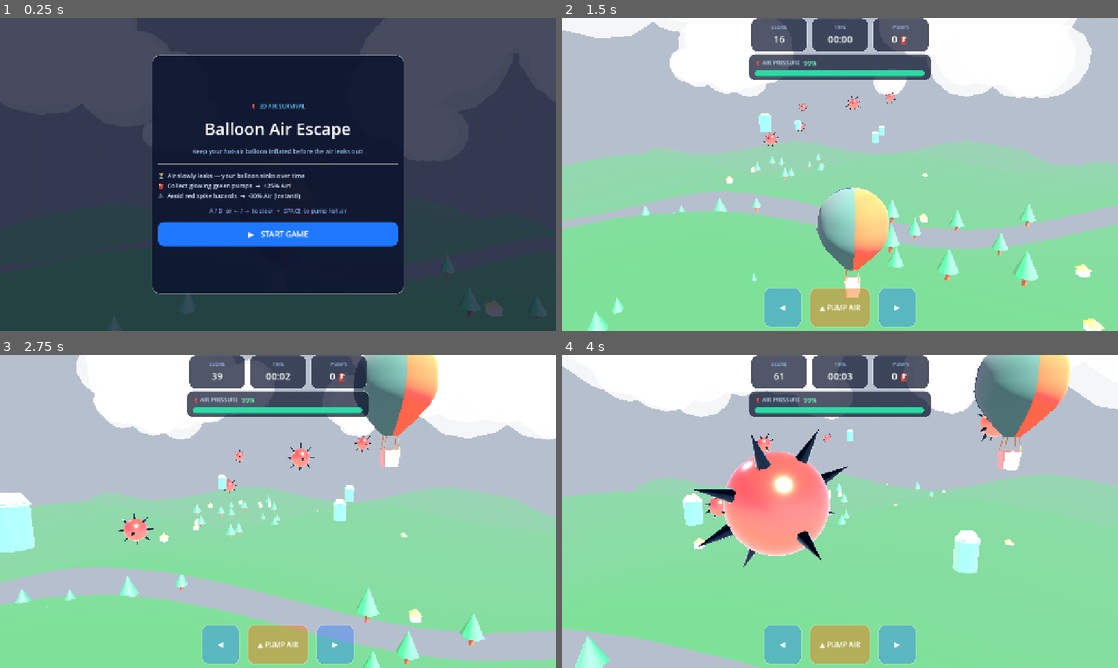
Above: before the commit, frames 1-4 (two rows, left to right).
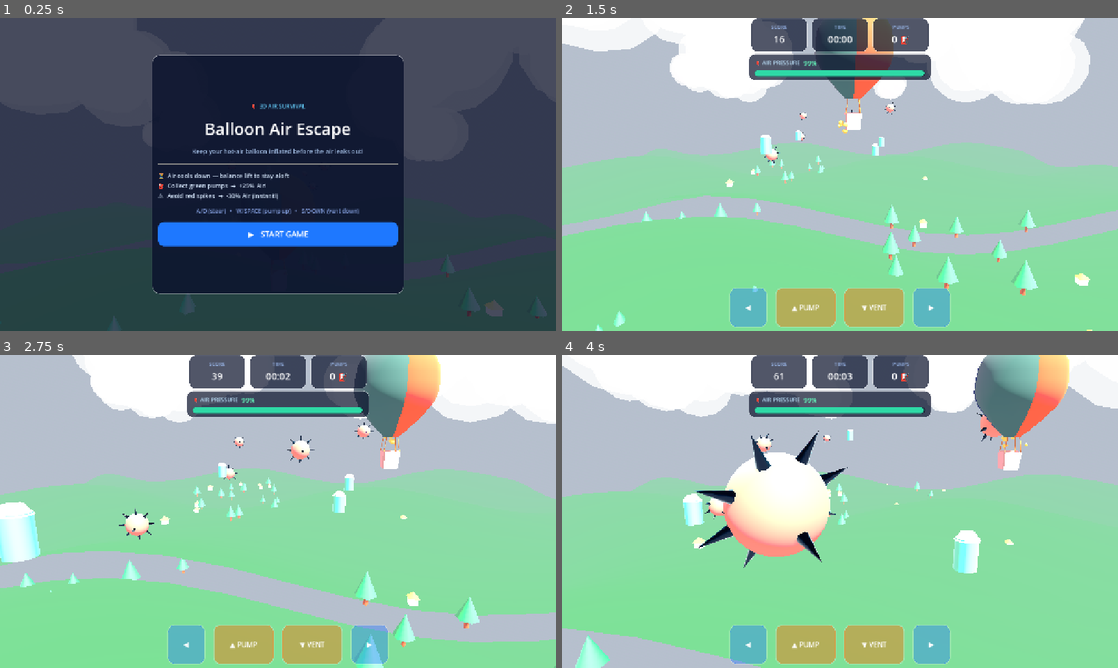
Above: after the commit, the same moments.

Repository: Tetsuuya/Blow-Hard
Game: Godot game, scene res://scenes/Main.tscn
Two runs of this game, one before a commit and one after it. Both use one fixed random seed, a clock stepped at 60 frames per second and the inputs below.
Inputs:
- Up to frame 1 (0.25 s): no input
- Up to frame 2 (1.5 s): click "▶ START GAME" at 0.5 s; tap Enter at 1.25 s; hold D from 1.28 s (still down); tap Space at 1.35 s
- Up to frame 3 (2.75 s): tap Space at 1.52, 1.82, 2.1, 2.27, 2.57 s; release D at 2.03 s; hold S from 2.03 s (still down)
- Up to frame 4 (4 s): release S at 2.78 s; hold D 2.78-3.53 s; tap Space at 2.85, 3.6, 3.77 s; hold W from 3.53 s (still down)

The runs differ from the first frame. In frame 1, 0.9% of the frame differs, in the area x 31-65%, y 49-63%; in frame 2, 17%; in frame 3, 27%, in the area x 0-100%, y 0-100%; in frame 4, 10%.

Commit message:
mechanics

Diff:
--- a/scripts/GameManager.gd
+++ b/scripts/GameManager.gd
@@ -26,7 +26,6 @@
 # Keyboard/touch input state
 var key_left: bool = false
 var key_right: bool = false
-var key_pump: bool = false
 
 # -------------------------------------------------------
 # 3D Scene Objects
@@ -112,6 +111,9 @@
 	env.tonemap_mode     = Environment.TONE_MAPPER_ACES
 	env.tonemap_exposure = 1.15
 
+	# Disable glow for a clean, natural look
+	env.glow_enabled = false
+
 	var we := WorldEnvironment.new()
 	we.environment = env
 	add_child(we)
@@ -321,10 +323,8 @@
 	bm.top_radius = 0.25; bm.bottom_radius = 0.25; bm.height = 0.7; bm.radial_segments = 12
 	var bmat := StandardMaterial3D.new()
 	bmat.albedo_color            = Color(0.063, 0.722, 0.506)
-	bmat.metallic                = 0.7; bmat.roughness = 0.2
-	bmat.emission_enabled        = true
-	bmat.emission                = Color(0.024, 0.588, 0.412)
-	bmat.emission_energy_multiplier = 1.2
+	bmat.metallic                = 0.2; bmat.roughness = 0.45
+	bmat.emission_enabled        = false
 	bm.material = bmat
 	var body := MeshInstance3D.new(); body.mesh = bm
 	g.add_child(body)
@@ -354,10 +354,8 @@
 	var sm := SphereMesh.new(); sm.radius = 0.35; sm.height = 0.7
 	var smat := StandardMaterial3D.new()
 	smat.albedo_color            = Color(0.937, 0.267, 0.267)
-	smat.metallic                = 0.8; smat.roughness = 0.2
-	smat.emission_enabled        = true
-	smat.emission                = Color(0.863, 0.149, 0.149)
-	smat.emission_energy_multiplier = 1.0
+	smat.metallic                = 0.1; smat.roughness = 0.8
+	smat.emission_enabled        = false
 	sm.material = smat
 	var core := MeshInstance3D.new(); core.mesh = sm
 	g.add_child(core)
@@ -624,10 +622,13 @@
 	bl.button_up.connect(func(): key_left = false)
 	tc_row.add_child(bl)
 
-	var bp := _touch_btn("▲ PUMP AIR", true)
-	bp.button_down.connect(func(): key_pump = true; if game_mode == Mode.PLAYING: _pump_air())
-	bp.button_up.connect(func(): key_pump = false)
-	tc_row.add_child(bp)
+	var bu := _touch_btn("▲ PUMP", true)
+	bu.pressed.connect(func(): if game_mode == Mode.PLAYING: _pump_up())
+	tc_row.add_child(bu)
+
+	var bd := _touch_btn("▼ VENT", true)
+	bd.pressed.connect(func(): if game_mode == Mode.PLAYING: _vent_down())
+	tc_row.add_child(bd)
 
 	var brr := _touch_btn("▶", false)
 	brr.button_down.connect(func(): key_right = true)
@@ -713,13 +714,13 @@
 	vb.add_child(HSeparator.new())
 
 	var rules := Label.new()
-	rules.text = "⏳  Air slowly leaks — your balloon sinks over time\n⛽  Collect glowing green pumps  →  +25% Air!\n⚠️  Avoid red spike hazards  →  -30% Air (instant!)"
+	rules.text = "⏳  Air cools down — balance lift to stay aloft\n⛽  Collect green pumps  →  +25% Air!\n⚠️  Avoid red spikes  →  -30% Air (instant!)"
 	rules.add_theme_font_size_override("font_size", 14)
 	rules.add_theme_color_override("font_color", Color(0.85, 0.92, 1.0))
 	rules.autowrap_mode = TextServer.AUTOWRAP_WORD; vb.add_child(rules)
 
 	var ctrl_lbl := Label.new()
-	ctrl_lbl.text = "A / D  or  ← / →  to steer   •   SPACE  to pump hot air"
+	ctrl_lbl.text = "A/D (steer)   •   W/SPACE (pump up)   •   S/DOWN (vent down)"
 	ctrl_lbl.add_theme_font_size_override("font_size", 13)
 	ctrl_lbl.add_theme_color_override("font_color", Color(0.6, 0.72, 1.0, 0.82))
 	ctrl_lbl.horizontal_alignment = HORIZONTAL_ALIGNMENT_CENTER; vb.add_child(ctrl_lbl)
@@ -823,10 +824,12 @@
 				key_left = pressed
 			KEY_D, KEY_RIGHT:
 				key_right = pressed
-			KEY_SPACE:
-				key_pump = pressed
-				if pressed and game_mode == Mode.PLAYING:
-					_pump_air()
+			KEY_SPACE, KEY_W, KEY_UP:
+				if pressed and not iek.is_echo():
+					_pump_up()
+			KEY_S, KEY_DOWN:
+				if pressed and not iek.is_echo():
+					_vent_down()
 
 
 # =================================================================
@@ -867,10 +870,17 @@
 	res_time_label.text     = str(int(survival_time)) + "s"
 	res_pumps_label.text    = str(pumps_collected)
 
-func _pump_air() -> void:
+func _pump_up() -> void:
+	if game_mode != Mode.PLAYING: return
 	air_pressure = minf(100.0, air_pressure + 3.5)
-	vel_y += 0.09
+	vel_y += 0.08
 	_spawn_flame()
+
+func _vent_down() -> void:
+	if game_mode != Mode.PLAYING: return
+	air_pressure = maxf(0.0, air_pressure - 3.5)
+	vel_y -= 0.08
+	_spawn_vent_puff()
 
 
 # =================================================================
@@ -909,15 +919,16 @@
 	# Survival stats
 	survival_time += delta
 	score         += delta * 18.0
-	drain_rate    += delta * 0.05
-	air_pressure  -= drain_rate * delta
+
+	# Passive air cooling (increases slightly over time)
+	var cooling_rate := 3.0 + survival_time * 0.012
+	air_pressure -= cooling_rate * delta
+	air_pressure = clampf(air_pressure, 0.0, 100.0)
 
 	if air_pressure <= 0.0:
 		air_pressure = 0.0
 		_game_over("Your air pressure ran out completely!")
 		return
-
-	if key_pump: _spawn_flame()
 
 	# HUD updates
 	score_label.text       = str(int(score))
@@ -937,11 +948,17 @@
 		else:
 			air_fill_style.bg_color = Color(0.90, 0.20, 0.20)
 
-	# Buoyancy physics (mirrors JS exactly)
+	# Buoyancy physics & steering controls
 	if key_left:  vel_x -= 0.45 * delta
 	if key_right: vel_x += 0.45 * delta
 	vel_x *= 0.90
-	vel_y -= 0.16 * delta   # Gravity pulls balloon down
+
+	# Calculate passive buoyancy: neutral hover at ~50.6% air pressure
+	var lift_factor := air_pressure / 100.0
+	var buoyancy_acc := (lift_factor * 0.45 - 0.228) * delta
+	vel_y += buoyancy_acc
+	vel_y *= 0.96 # air resistance/damping
+
 	pos_x += vel_x
 	pos_y += vel_y
 	pos_x = clampf(pos_x, -4.5, 4.5)
@@ -1033,8 +1050,49 @@
 	p.spread                = 28.0
 	p.initial_velocity_min  = 1.5; p.initial_velocity_max = 3.0
 	p.scale_amount_min      = 0.06; p.scale_amount_max    = 0.12
-	p.color                 = Color(0.98, 0.62, 0.04, 0.9)
+
+	# Shaded material to blend with world lighting
+	var mat := StandardMaterial3D.new()
+	mat.vertex_color_use_as_albedo = true
+
+	var sm := SphereMesh.new()
+	sm.radius = 0.5; sm.height = 1.0
+	sm.material = mat
+	p.mesh = sm
+
+	# Natural warm fire color
+	p.color = Color(0.98, 0.50, 0.05, 0.8)
 	p.gravity               = Vector3(0, -2, 0)
+	add_child(p)
+	p.emitting = true
+	get_tree().create_timer(0.8).timeout.connect(func():
+		if is_instance_valid(p): p.queue_free()
+	)
+
+func _spawn_vent_puff() -> void:
+	if not balloon_root: return
+	var p := CPUParticles3D.new()
+	p.one_shot              = true
+	p.explosiveness         = 0.9
+	p.amount                = 4
+	p.lifetime              = 0.45
+	p.position              = balloon_root.position + Vector3(0, 1.25, 0)
+	p.direction             = Vector3.UP
+	p.spread                = 18.0
+	p.initial_velocity_min  = 2.0; p.initial_velocity_max = 3.5
+	p.scale_amount_min      = 0.04; p.scale_amount_max    = 0.08
+
+	var mat := StandardMaterial3D.new()
+	mat.transparency = BaseMaterial3D.TRANSPARENCY_ALPHA
+	mat.vertex_color_use_as_albedo = true
+
+	var sm := SphereMesh.new()
+	sm.radius = 0.5; sm.height = 1.0
+	sm.material = mat
+	p.mesh = sm
+
+	p.color = Color(0.9, 0.9, 0.95, 0.45)
+	p.gravity               = Vector3(0, 1.0, 0)
 	add_child(p)
 	p.emitting = true
 	get_tree().create_timer(0.8).timeout.connect(func():
@@ -1052,7 +1110,18 @@
 	p.spread                = 180.0
 	p.initial_velocity_min  = 2.5; p.initial_velocity_max = 6.0
 	p.scale_amount_min      = 0.10; p.scale_amount_max    = 0.22
-	p.color                 = col
+
+	# Shaded material to blend with world lighting
+	var mat := StandardMaterial3D.new()
+	mat.vertex_color_use_as_albedo = true
+
+	var sm := SphereMesh.new()
+	sm.radius = 0.5; sm.height = 1.0
+	sm.material = mat
+	p.mesh = sm
+
+	# Natural particle colors matching the source object
+	p.color = col
 	p.gravity               = Vector3(0, -4, 0)
 	add_child(p)
 	p.emitting = true
